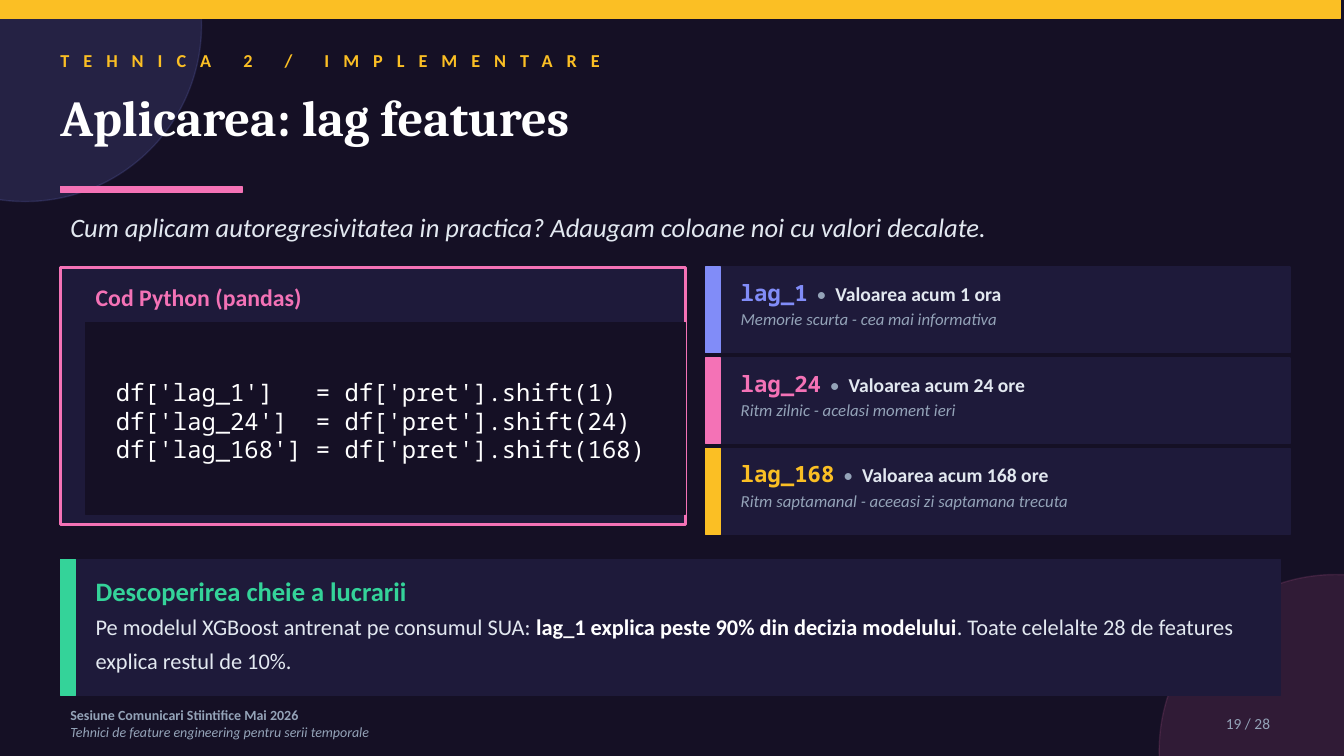
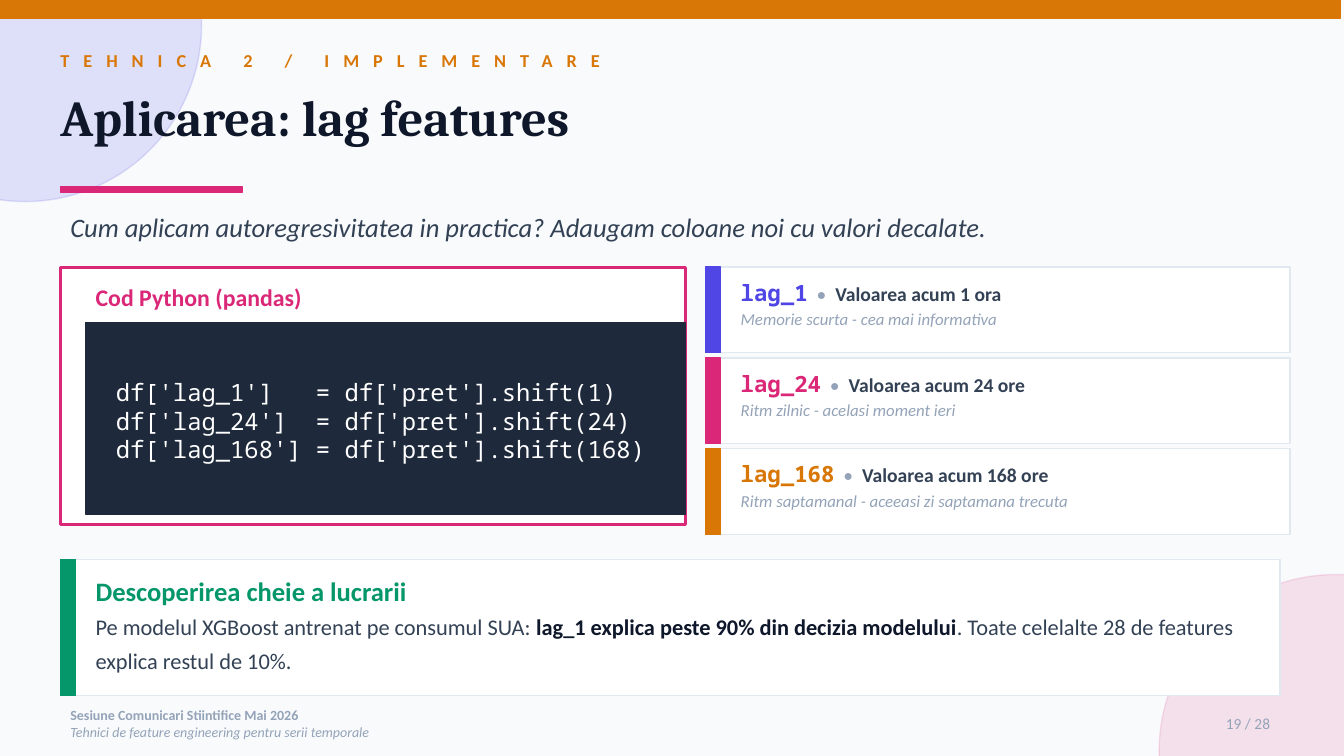
Before and after one commit to diana-nenu/Disertatie_AI_Platform, a slide deck: slide 19 of docs/SCSS/SCSS_FeatureEngineering_Diana_Nenu.pptx. Drawn at 1344x756 pixels with LibreOffice and Linux fonts; fonts in the diff are those of the drawing. Boxes give left, top, right and bottom in pixels: in the first picture for what was removed or moved away, otherwise in the second. Text is boxed around its words. In the diff, an @@ line names an element or a change of style, - is before the commit and + after.

```diff
--- a/docs/SCSS/SCSS_FeatureEngineering_Diana_Nenu.pptx
+++ b/docs/SCSS/SCSS_FeatureEngineering_Diana_Nenu.pptx
@@ background #151025 to #F8FAFC @@
@@ ellipse at bbox=[0, 0, 202, 202]: fill #818CF8 at 15% opacity to #4F46E5 at 15% opacity; outline #818CF8 1 pt to #4F46E5 1 pt @@
@@ rectangle at bbox=[0, 0, 1341, 18]: fill #FBBF24 to #D97706; outline #FBBF24 1 pt to #D97706 1 pt @@
@@ text "TEHNICA 2 / IMPLEMENTARE" at bbox=[243, 55, 252, 67]: text colour #FBBF24 to #D97706 @@
@@ text "Aplicarea: lag features" at bbox=[60, 100, 570, 147]: text colour #FFFFFF to #0F172A @@
@@ text "Cum aplicam autoregresivitatea in practica? ..." at bbox=[70, 218, 986, 242]: text colour #E2E8F0 to #334155 @@
@@ rectangle at bbox=[60, 187, 242, 193]: fill #F472B6 to #DB2777; outline #F472B6 1 pt to #DB2777 1 pt @@
@@ rectangle at bbox=[60, 267, 686, 524]: fill #1E1A3A to #FFFFFF; outline #F472B6 2 pt to #DB2777 2 pt @@
@@ rectangle at bbox=[706, 267, 721, 353]: fill #818CF8 to #4F46E5; outline #818CF8 1 pt to #4F46E5 1 pt @@
@@ text "Cod Python (pandas)" at bbox=[96, 288, 301, 310]: text colour #F472B6 to #DB2777 @@
@@ text "lag_1 • Valoarea acum 1 ..." at bbox=[741, 284, 1002, 327]: text colour #818CF8 to #4F46E5 in "lag_1"; text colour #E2E8F0 to #334155 in "Valoarea acum 1 ora" @@
@@ rectangle at bbox=[86, 323, 686, 514]: fill #151025 to #1E293B; outline #151025 1 pt to #1E293B 1 pt @@
@@ rectangle at bbox=[706, 358, 721, 444]: fill #F472B6 to #DB2777; outline #F472B6 1 pt to #DB2777 1 pt @@
@@ text "lag_24 • Valoarea acum 24 ..." at bbox=[741, 375, 1025, 416]: text colour #F472B6 to #DB2777 in "lag_24"; text colour #E2E8F0 to #334155 in "Valoarea acum 24 ore" @@
@@ rectangle at bbox=[706, 449, 721, 534]: fill #FBBF24 to #D97706; outline #FBBF24 1 pt to #D97706 1 pt @@
@@ text "lag_168 • Valoarea acum 168 ..." at bbox=[741, 465, 1068, 510]: text colour #FBBF24 to #D97706 in "lag_168"; text colour #E2E8F0 to #334155 in "Valoarea acum 168 ore" @@
@@ fill #1E1A3A to #FFFFFF; outline #1E1A3A 1 pt to #E2E8F0 1 pt in 4 elements at bbox=[706, 267, 1291, 353], bbox=[706, 358, 1291, 444], bbox=[706, 449, 1291, 534], bbox=[60, 560, 1280, 696] @@
@@ rectangle at bbox=[60, 560, 76, 696]: fill #34D399 to #059669; outline #34D399 1 pt to #059669 1 pt @@
@@ text "Descoperirea cheie a lucrarii Pe ..." at bbox=[96, 582, 1233, 673]: text colour #34D399 to #059669 in "Descoperirea cheie a lucrarii"; text colour #E2E8F0 to #334155 in "Pe modelul XGBoost antrenat pe consumul SUA: ..."; text colour #FFFFFF to #0F172A in "lag_1 explica peste 90% din decizia modelului." @@
@@ ellipse at bbox=[1159, 575, 1344, 756]: fill #F472B6 at 12% opacity to #DB2777 at 12% opacity; outline #F472B6 1 pt to #DB2777 1 pt @@
```
Also in this commit, not shown: 27 other slides changed.
